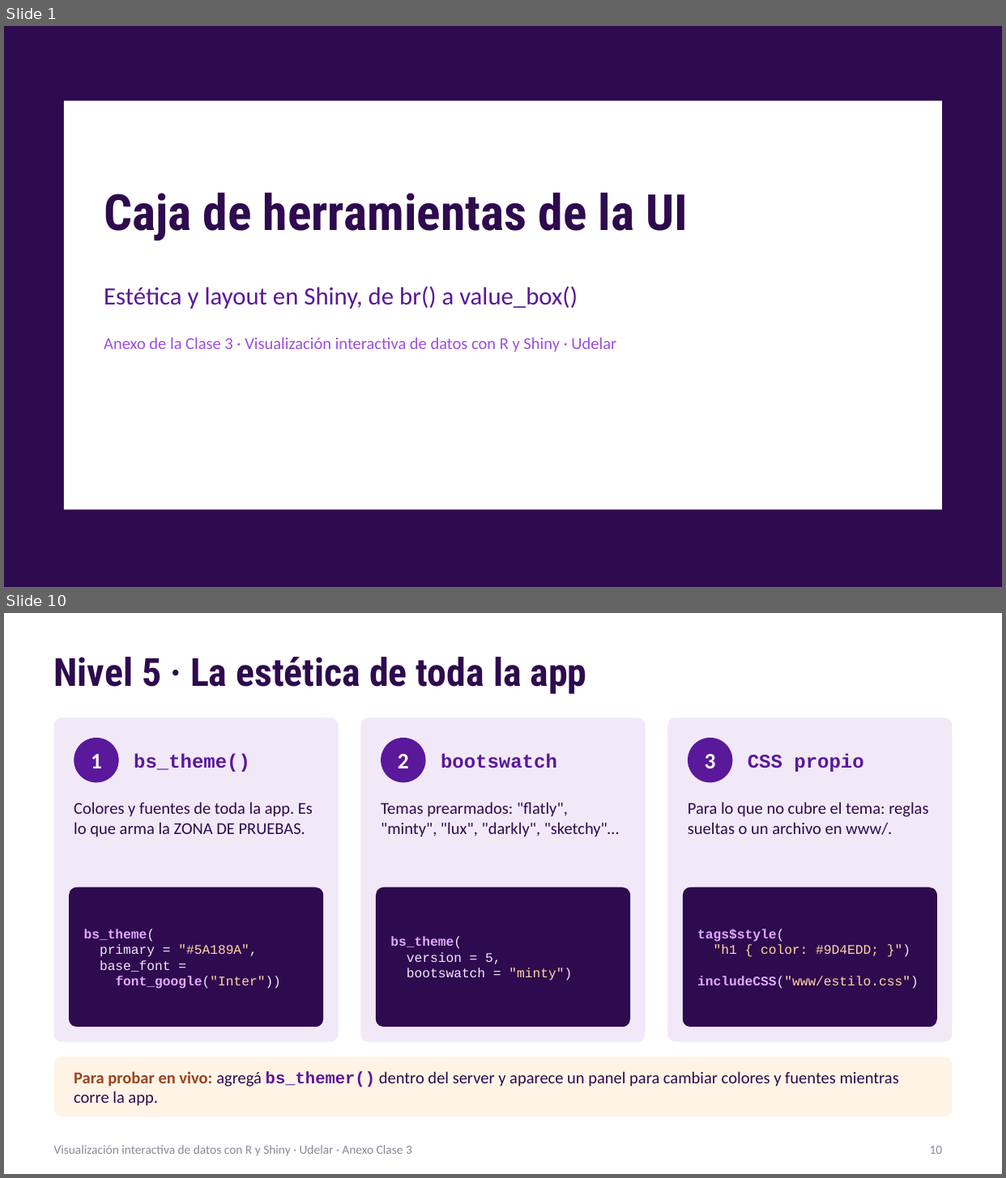
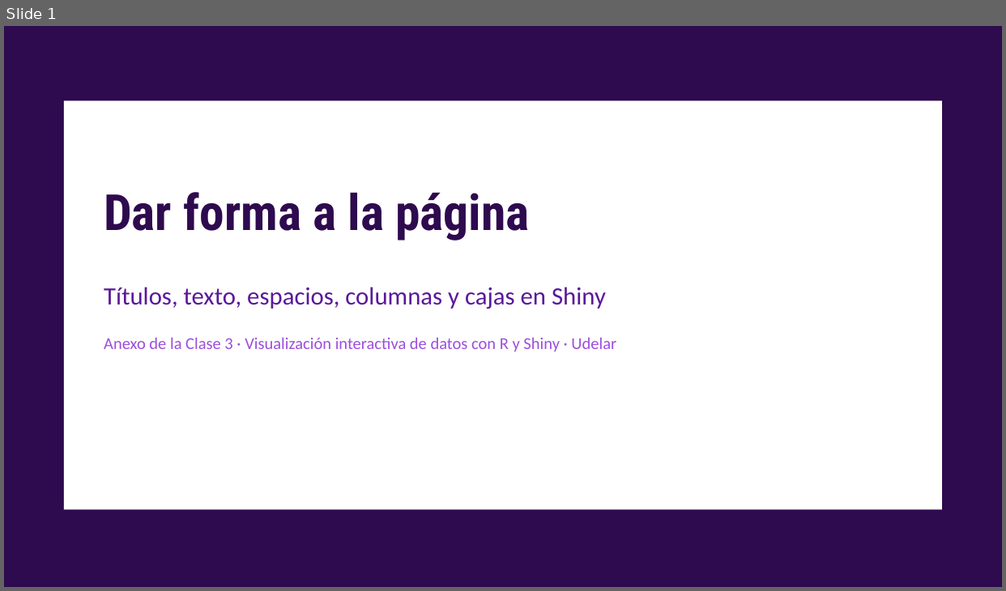
Before and after one commit to nahura99/visualizacion_datos_shiny, a slide deck: clase3/clase3_anexo_ui.pptx. Shown one above the other, each under a label of ours: slides 1 and 10 before the commit, slide 1 after it; the slides between them are not shown. The pictures are 1006x1178 and 1006x591 pixels, drawn with LibreOffice and Linux fonts; fonts in the diff are those of the drawing. Boxes give left, top, right and bottom in pixels: in the first picture for what was removed or moved away, otherwise in the second. Text is boxed around its words. In the diff, an @@ line names an element or a change of style, - is before the commit and + after.

```diff
--- a/clase3/clase3_anexo_ui.pptx
+++ b/clase3/clase3_anexo_ui.pptx
@@ slide 10 removed at (4,613,1002,1174), background #FFFFFF @@
@@ title removed at (54,657,587,694) @@
-Nivel 5 · La estética de toda la app
@@ rounded rectangle removed at (54,717,339,1042) @@
@@ rounded rectangle removed at (361,717,646,1042) @@
@@ rounded rectangle removed at (667,717,952,1042) @@
@@ ellipse removed at (74,738,119,782) @@
@@ text removed at (91,754,102,769) @@
-1
@@ text removed at (134,753,250,772) @@
-bs_theme()
@@ ellipse removed at (380,738,425,782) @@
@@ text removed at (398,754,409,769) @@
-2
@@ text removed at (441,753,557,769) @@
-bootswatch
@@ ellipse removed at (688,738,732,782) @@
@@ text removed at (705,754,716,769) @@
-3
@@ text removed at (748,753,863,772) @@
-CSS propio
@@ text removed at (74,802,313,837) @@
-Colores y fuentes de toda la app. Es lo que arma la ZONA DE PRUEBAS.
@@ text removed at (381,802,619,837) @@
-Temas prearmados: "flatly", "minty", "lux", "darkly", "sketchy"…
@@ text removed at (688,802,928,835) @@
-Para lo que no cubre el tema: reglas sueltas o un archivo en www/.
@@ rounded rectangle removed at (69,888,323,1027) @@
@@ rounded rectangle removed at (377,888,631,1027) @@
@@ rounded rectangle removed at (683,888,937,1027) @@
@@ text removed at (84,929,281,989) @@
-bs_theme(
-primary = "#5A189A",
-base_font =
-font_google("Inter"))
@@ text removed at (390,936,572,981) @@
-bs_theme(
-version = 5,
-bootswatch = "minty")
@@ text removed at (697,929,918,989) @@
-tags$style(
-"h1 { color: #9D4EDD; }")
-includeCSS("www/estilo.css")
@@ rounded rectangle removed at (54,1057,952,1117) @@
@@ text removed at (74,1071,899,1106) @@
-Para probar en vivo: agregá bs_themer() dentro del server y aparece un panel para cambiar colores y fuentes mientras corre la app.
@@ text removed at (54,1145,412,1157) @@
-Visualización interactiva de datos con R y Shiny · Udelar · Anexo Clase 3
@@ page number removed at (930,1146,943,1154) @@
-10
@@ slide 1 changed as well @@
@@ title at (104,192,529,241): text changed @@
-Caja de herramientas de la UI
+Dar forma a la página
@@ text at (104,287,606,310): text changed @@
-Estética y layout en Shiny, de br() a value_box()
+Títulos, texto, espacios, columnas y cajas en Shiny
```
Also in this commit, not shown: 9 slides added, 9 other slides removed.
